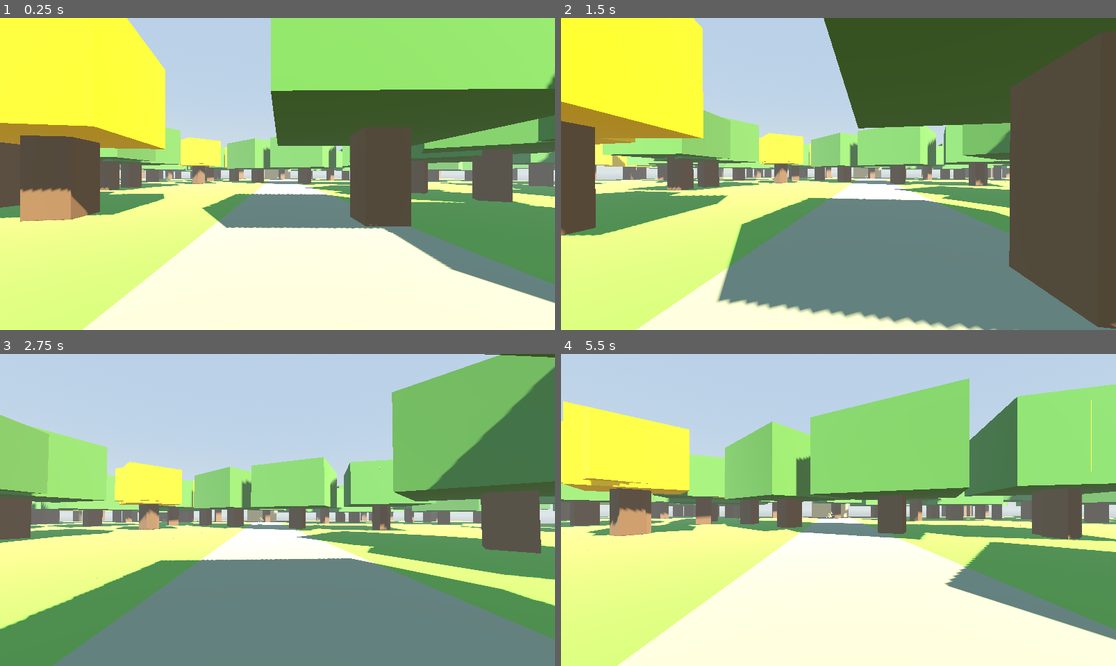
Above: before the commit, frames 1-4 (two rows, left to right).
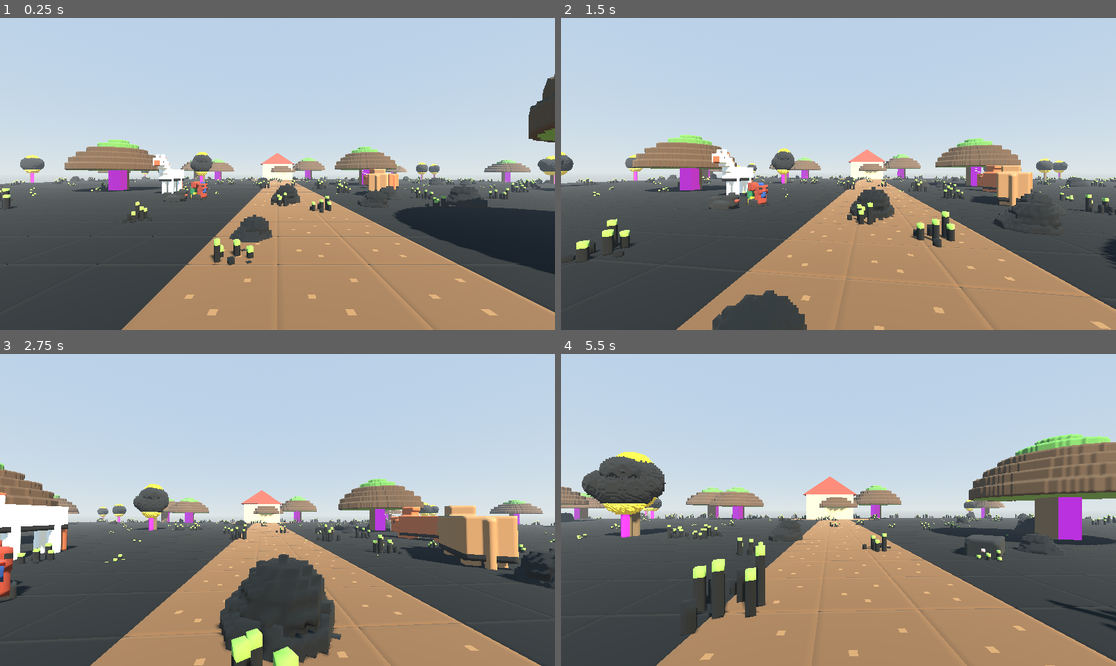
Above: after the commit, the same moments.

Repository: ElAdagioDeJP/Experience-Farm
Game: Godot game, scene res://escenas/Main.tscn
Same seed, same stepped clock (60 frames per second), same inputs: the game is played once before the commit and once after it.
Inputs (mouse positions are in pixels of both pictures, inside the frame that each line leads up to):
- Up to frame 1 (0.25 s): no input
- Up to frame 2 (1.5 s): tap Enter at 0.5 s; move the mouse to (866, 174) at 0.52 s; hold W (mover_adelante) from 0.53 s (still down); move the mouse to (810, 174) at 1.27 s
- Up to frame 3 (2.75 s): keep holding W (mover_adelante); move the mouse to (288, 503) at 2.02 s
- Up to frame 4 (5.5 s): keep holding W (mover_adelante); move the mouse to (832, 516) at 2.77 s; move the mouse to (877, 513) at 3.52 s; move the mouse to (794, 506) at 4.27 s; move the mouse to (844, 510) at 5.02 s

The runs differ from the first frame. In frame 1, 90% of the frame differs, in the area x 0-100%, y 0-100%; in frame 2, 86%; in frame 3, 74%; in frame 4, 79%.

Commit message:
feat: render real voxel models via .vox->.obj converter
- tools/vox_to_obj.py: parses MagicaVoxel .vox (SIZE/XYZI/RGBA), meshes
  voxels with internal-face culling, emits .obj + per-color flat .mtl.
  Z-up -> Godot Y-up, centered XZ, base at y=0, scale arg (0.1 m/voxel).
- Converted all 12 models + new tile_camino to assets/models/*.obj.
- MeshLibrary now uses real tile_tierra/tile_camino meshes (cell 1.6m,
  box collision); GridMap paints grass field + dirt path to the cabin.
- Flora MultiMesh uses real saman/araguaney/arbusto/mata_grama meshes.
- Corral: vaca/toro/caballo/cerdo/gallina/gallo placed as static props.
- Verified headless import + launch: no errors in GL Compatibility.

Diff:
--- a/assets/models/biblioteca_terreno.tres
+++ b/assets/models/biblioteca_terreno.tres
@@ -1,51 +1,24 @@
-[gd_resource type="MeshLibrary" load_steps=11 format=3 uid="uid://cterrenolib0farm"]
+[gd_resource type="MeshLibrary" load_steps=4 format=3 uid="uid://cterrenolib0farm"]
 
-[sub_resource type="StandardMaterial3D" id="Mat_grama"]
-albedo_color = Color(0.478, 0.604, 0.235, 1)
-metallic = 0.0
-roughness = 1.0
-specular_mode = 1
-
-[sub_resource type="StandardMaterial3D" id="Mat_tierra"]
-albedo_color = Color(0.482, 0.333, 0.208, 1)
-metallic = 0.0
-roughness = 1.0
-specular_mode = 1
-
-[sub_resource type="StandardMaterial3D" id="Mat_camino"]
-albedo_color = Color(0.608, 0.545, 0.416, 1)
-metallic = 0.0
-roughness = 1.0
-specular_mode = 1
-
-[sub_resource type="BoxMesh" id="BoxMesh_grama"]
-material = SubResource("Mat_grama")
-size = Vector3(2, 2, 2)
-
-[sub_resource type="BoxMesh" id="BoxMesh_tierra"]
-material = SubResource("Mat_tierra")
-size = Vector3(2, 2, 2)
-
-[sub_resource type="BoxMesh" id="BoxMesh_camino"]
-material = SubResource("Mat_camino")
-size = Vector3(2, 2, 2)
+[ext_resource type="ArrayMesh" path="res://assets/models/tile_tierra.obj" id="1_grama"]
+[ext_resource type="ArrayMesh" path="res://assets/models/tile_camino.obj" id="2_camino"]
 
 [sub_resource type="BoxShape3D" id="BoxShape_celda"]
-size = Vector3(2, 2, 2)
+size = Vector3(1.6, 1.6, 1.6)
 
 [resource]
 item/0/name = "grama"
-item/0/mesh = SubResource("BoxMesh_grama")
-item/0/mesh_transform = Transform3D(1, 0, 0, 0, 1, 0, 0, 0, 1, 0, -1, 0)
-item/0/shapes = [SubResource("BoxShape_celda"), Transform3D(1, 0, 0, 0, 1, 0, 0, 0, 1, 0, -1, 0)]
+item/0/mesh = ExtResource("1_grama")
+item/0/mesh_transform = Transform3D(1, 0, 0, 0, 1, 0, 0, 0, 1, 0, -1.6, 0)
+item/0/shapes = [SubResource("BoxShape_celda"), Transform3D(1, 0, 0, 0, 1, 0, 0, 0, 1, 0, -0.8, 0)]
 item/0/navigation_layers = 0
 item/1/name = "tierra"
-item/1/mesh = SubResource("BoxMesh_tierra")
-item/1/mesh_transform = Transform3D(1, 0, 0, 0, 1, 0, 0, 0, 1, 0, -1, 0)
-item/1/shapes = [SubResource("BoxShape_celda"), Transform3D(1, 0, 0, 0, 1, 0, 0, 0, 1, 0, -1, 0)]
+item/1/mesh = ExtResource("2_camino")
+item/1/mesh_transform = Transform3D(1, 0, 0, 0, 1, 0, 0, 0, 1, 0, -1.6, 0)
+item/1/shapes = [SubResource("BoxShape_celda"), Transform3D(1, 0, 0, 0, 1, 0, 0, 0, 1, 0, -0.8, 0)]
 item/1/navigation_layers = 0
 item/2/name = "camino"
-item/2/mesh = SubResource("BoxMesh_camino")
-item/2/mesh_transform = Transform3D(1, 0, 0, 0, 1, 0, 0, 0, 1, 0, -1, 0)
-item/2/shapes = [SubResource("BoxShape_celda"), Transform3D(1, 0, 0, 0, 1, 0, 0, 0, 1, 0, -1, 0)]
+item/2/mesh = ExtResource("2_camino")
+item/2/mesh_transform = Transform3D(1, 0, 0, 0, 1, 0, 0, 0, 1, 0, -1.6, 0)
+item/2/shapes = [SubResource("BoxShape_celda"), Transform3D(1, 0, 0, 0, 1, 0, 0, 0, 1, 0, -0.8, 0)]
 item/2/navigation_layers = 0
--- a/escenas/Main.tscn
+++ b/escenas/Main.tscn
@@ -1,9 +1,19 @@
-[gd_scene load_steps=30 format=3 uid="uid://dmainfarm00001"]
+[gd_scene load_steps=32 format=3 uid="uid://dmainfarm00001"]
 
 [ext_resource type="PackedScene" path="res://escenas/jugador/Jugador.tscn" id="1_jug"]
 [ext_resource type="MeshLibrary" path="res://assets/models/biblioteca_terreno.tres" id="2_lib"]
 [ext_resource type="Script" path="res://escenas/mundo/EsparcidorFlora.gd" id="3_esp"]
 [ext_resource type="Script" path="res://escenas/mundo/ConstructorTerreno.gd" id="4_con"]
+[ext_resource type="ArrayMesh" path="res://assets/models/arbol_saman.obj" id="5_saman"]
+[ext_resource type="ArrayMesh" path="res://assets/models/arbol_araguaney.obj" id="6_arag"]
+[ext_resource type="ArrayMesh" path="res://assets/models/arbusto.obj" id="7_arbusto"]
+[ext_resource type="ArrayMesh" path="res://assets/models/mata_grama.obj" id="8_grama"]
+[ext_resource type="ArrayMesh" path="res://assets/models/vaca.obj" id="9_vaca"]
+[ext_resource type="ArrayMesh" path="res://assets/models/toro.obj" id="10_toro"]
+[ext_resource type="ArrayMesh" path="res://assets/models/caballo.obj" id="11_caballo"]
+[ext_resource type="ArrayMesh" path="res://assets/models/cerdo.obj" id="12_cerdo"]
+[ext_resource type="ArrayMesh" path="res://assets/models/gallina.obj" id="13_gallina"]
+[ext_resource type="ArrayMesh" path="res://assets/models/gallo.obj" id="14_gallo"]
 
 [sub_resource type="ProceduralSkyMaterial" id="Sky_mat"]
 sky_top_color = Color(0.35, 0.55, 0.78, 1)
@@ -23,64 +33,24 @@
 tonemap_exposure = 1.0
 fog_enabled = true
 fog_light_color = Color(0.74, 0.8, 0.86, 1)
-fog_density = 0.0018
+fog_density = 0.0016
 fog_aerial_perspective = 0.5
 
-[sub_resource type="StandardMaterial3D" id="Mat_tronco"]
-albedo_color = Color(0.42, 0.31, 0.2, 1)
-metallic = 0.0
-roughness = 1.0
-
-[sub_resource type="BoxMesh" id="Mesh_tronco"]
-material = SubResource("Mat_tronco")
-size = Vector3(1.4, 5, 1.4)
-
-[sub_resource type="StandardMaterial3D" id="Mat_copa_saman"]
-albedo_color = Color(0.31, 0.48, 0.22, 1)
-metallic = 0.0
-roughness = 1.0
-
-[sub_resource type="BoxMesh" id="Mesh_copa_saman"]
-material = SubResource("Mat_copa_saman")
-size = Vector3(7, 4, 7)
-
-[sub_resource type="StandardMaterial3D" id="Mat_copa_arag"]
-albedo_color = Color(0.95, 0.76, 0.0, 1)
-metallic = 0.0
-roughness = 1.0
-
-[sub_resource type="BoxMesh" id="Mesh_copa_arag"]
-material = SubResource("Mat_copa_arag")
-size = Vector3(5, 4, 5)
-
-[sub_resource type="MultiMesh" id="MM_saman_tronco"]
-transform_format = 1
-mesh = SubResource("Mesh_tronco")
-
-[sub_resource type="MultiMesh" id="MM_saman_copa"]
-transform_format = 1
-mesh = SubResource("Mesh_copa_saman")
-
-[sub_resource type="MultiMesh" id="MM_arag_tronco"]
-transform_format = 1
-mesh = SubResource("Mesh_tronco")
-
-[sub_resource type="MultiMesh" id="MM_arag_copa"]
-transform_format = 1
-mesh = SubResource("Mesh_copa_arag")
-
-[sub_resource type="StandardMaterial3D" id="Mat_maleza"]
-albedo_color = Color(0.43, 0.55, 0.23, 1)
-metallic = 0.0
-roughness = 1.0
-
-[sub_resource type="BoxMesh" id="Mesh_maleza"]
-material = SubResource("Mat_maleza")
-size = Vector3(0.8, 0.8, 0.8)
+[sub_resource type="MultiMesh" id="MM_saman"]
+transform_format = 1
+mesh = ExtResource("5_saman")
+
+[sub_resource type="MultiMesh" id="MM_arag"]
+transform_format = 1
+mesh = ExtResource("6_arag")
+
+[sub_resource type="MultiMesh" id="MM_arbusto"]
+transform_format = 1
+mesh = ExtResource("7_arbusto")
 
 [sub_resource type="MultiMesh" id="MM_maleza"]
 transform_format = 1
-mesh = SubResource("Mesh_maleza")
+mesh = ExtResource("8_grama")
 
 [sub_resource type="StandardMaterial3D" id="Mat_luc"]
 shading_mode = 0
@@ -127,70 +97,81 @@
 
 [node name="Terreno" type="GridMap" parent="."]
 mesh_library = ExtResource("2_lib")
-cell_size = Vector3(2, 2, 2)
+cell_size = Vector3(1.6, 1.6, 1.6)
 collision_layer = 1
 collision_mask = 0
 script = ExtResource("4_con")
 
 [node name="Flora" type="Node3D" parent="."]
 
-[node name="MMI_SamanTronco" type="MultiMeshInstance3D" parent="Flora"]
-multimesh = SubResource("MM_saman_tronco")
-script = ExtResource("3_esp")
-cantidad = 90
-area = Vector2(130, 130)
+[node name="MMI_Saman" type="MultiMeshInstance3D" parent="Flora"]
+multimesh = SubResource("MM_saman")
+script = ExtResource("3_esp")
+cantidad = 22
+area = Vector2(120, 120)
 escala_min = 0.9
 escala_max = 1.3
 semilla = 1337
-radio_excluido = 8.0
-altura_offset = 2.5
-
-[node name="MMI_SamanCopa" type="MultiMeshInstance3D" parent="Flora"]
-multimesh = SubResource("MM_saman_copa")
-script = ExtResource("3_esp")
-cantidad = 90
-area = Vector2(130, 130)
-escala_min = 0.9
-escala_max = 1.3
-semilla = 1337
-radio_excluido = 8.0
-altura_offset = 6.0
-
-[node name="MMI_AraguaneyTronco" type="MultiMeshInstance3D" parent="Flora"]
-multimesh = SubResource("MM_arag_tronco")
-script = ExtResource("3_esp")
-cantidad = 45
-area = Vector2(130, 130)
+radio_excluido = 14.0
+
+[node name="MMI_Araguaney" type="MultiMeshInstance3D" parent="Flora"]
+multimesh = SubResource("MM_arag")
+script = ExtResource("3_esp")
+cantidad = 16
+area = Vector2(120, 120)
 escala_min = 0.8
 escala_max = 1.1
 semilla = 7
-radio_excluido = 10.0
-altura_offset = 2.5
-
-[node name="MMI_AraguaneyCopa" type="MultiMeshInstance3D" parent="Flora"]
-multimesh = SubResource("MM_arag_copa")
-script = ExtResource("3_esp")
-cantidad = 45
-area = Vector2(130, 130)
-escala_min = 0.8
-escala_max = 1.1
-semilla = 7
-radio_excluido = 10.0
-altura_offset = 6.0
+radio_excluido = 16.0
+
+[node name="MMI_Arbustos" type="MultiMeshInstance3D" parent="Flora"]
+multimesh = SubResource("MM_arbusto")
+script = ExtResource("3_esp")
+cantidad = 50
+area = Vector2(110, 110)
+escala_min = 0.7
+escala_max = 1.3
+semilla = 42
+radio_excluido = 5.0
 
 [node name="MMI_Maleza" type="MultiMeshInstance3D" parent="Flora"]
 multimesh = SubResource("MM_maleza")
 script = ExtResource("3_esp")
-cantidad = 900
-area = Vector2(120, 120)
+cantidad = 500
+area = Vector2(110, 110)
 escala_min = 0.6
-escala_max = 1.4
+escala_max = 1.5
 semilla = 99
-radio_excluido = 3.0
-altura_offset = 0.4
+radio_excluido = 2.5
+
+[node name="Corral" type="Node3D" parent="."]
+
+[node name="Vaca" type="MeshInstance3D" parent="Corral"]
+transform = Transform3D(0.5, 0, 0.866, 0, 1, 0, -0.866, 0, 0.5, 8, 0, 2)
+mesh = ExtResource("9_vaca")
+
+[node name="Toro" type="MeshInstance3D" parent="Corral"]
+transform = Transform3D(-0.342, 0, 0.94, 0, 1, 0, -0.94, 0, -0.342, 11, 0, -4)
+mesh = ExtResource("10_toro")
+
+[node name="Caballo" type="MeshInstance3D" parent="Corral"]
+transform = Transform3D(0, 0, -1, 0, 1, 0, 1, 0, 0, -9, 0, 1)
+mesh = ExtResource("11_caballo")
+
+[node name="Cerdo" type="MeshInstance3D" parent="Corral"]
+transform = Transform3D(0.707, 0, 0.707, 0, 1, 0, -0.707, 0, 0.707, 6, 0, -9)
+mesh = ExtResource("12_cerdo")
+
+[node name="Gallina" type="MeshInstance3D" parent="Corral"]
+transform = Transform3D(1, 0, 0, 0, 1, 0, 0, 0, 1, -6, 0, 6)
+mesh = ExtResource("13_gallina")
+
+[node name="Gallo" type="MeshInstance3D" parent="Corral"]
+transform = Transform3D(0.866, 0, -0.5, 0, 1, 0, 0.5, 0, 0.866, -5, 0, 5)
+mesh = ExtResource("14_gallo")
 
 [node name="Cabana" type="StaticBody3D" parent="."]
-transform = Transform3D(1, 0, 0, 0, 1, 0, 0, 0, 1, 0, 0, -50)
+transform = Transform3D(1, 0, 0, 0, 1, 0, 0, 0, 1, 0, 0, -40)
 collision_layer = 1
 collision_mask = 0
 
@@ -209,7 +190,7 @@
 [node name="Atmosfera" type="Node3D" parent="."]
 
 [node name="Luciernagas" type="CPUParticles3D" parent="Atmosfera"]
-transform = Transform3D(1, 0, 0, 0, 1, 0, 0, 0, 1, 0, 1.5, -42)
+transform = Transform3D(1, 0, 0, 0, 1, 0, 0, 0, 1, 0, 1.5, -34)
 amount = 90
 lifetime = 5.0
 mesh = SubResource("Mesh_luc")
Not shown, added: assets/models/arbol_araguaney.mtl
Not shown, added: assets/models/arbol_araguaney.obj
Not shown, added: assets/models/arbol_araguaney.obj.import
Not shown, added: assets/models/arbol_saman.mtl
Not shown, added: assets/models/arbol_saman.obj
Not shown, added: assets/models/arbol_saman.obj.import
Not shown, added: assets/models/arbusto.mtl
Not shown, added: assets/models/arbusto.obj
Not shown, added: assets/models/arbusto.obj.import
Not shown, added: assets/models/caballo.mtl
Not shown, added: assets/models/caballo.obj
Not shown, added: assets/models/caballo.obj.import
(and 35 more such lines)
